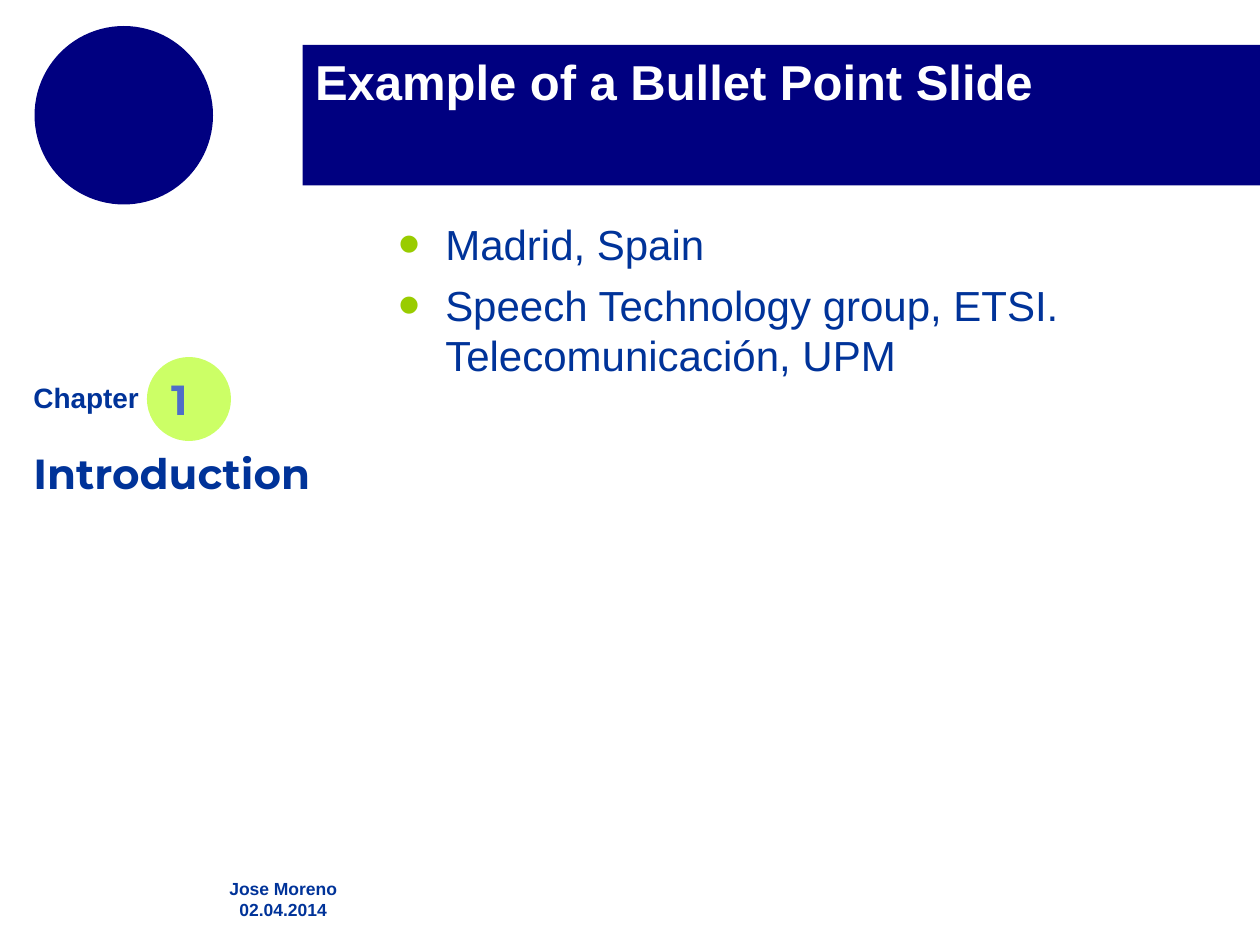
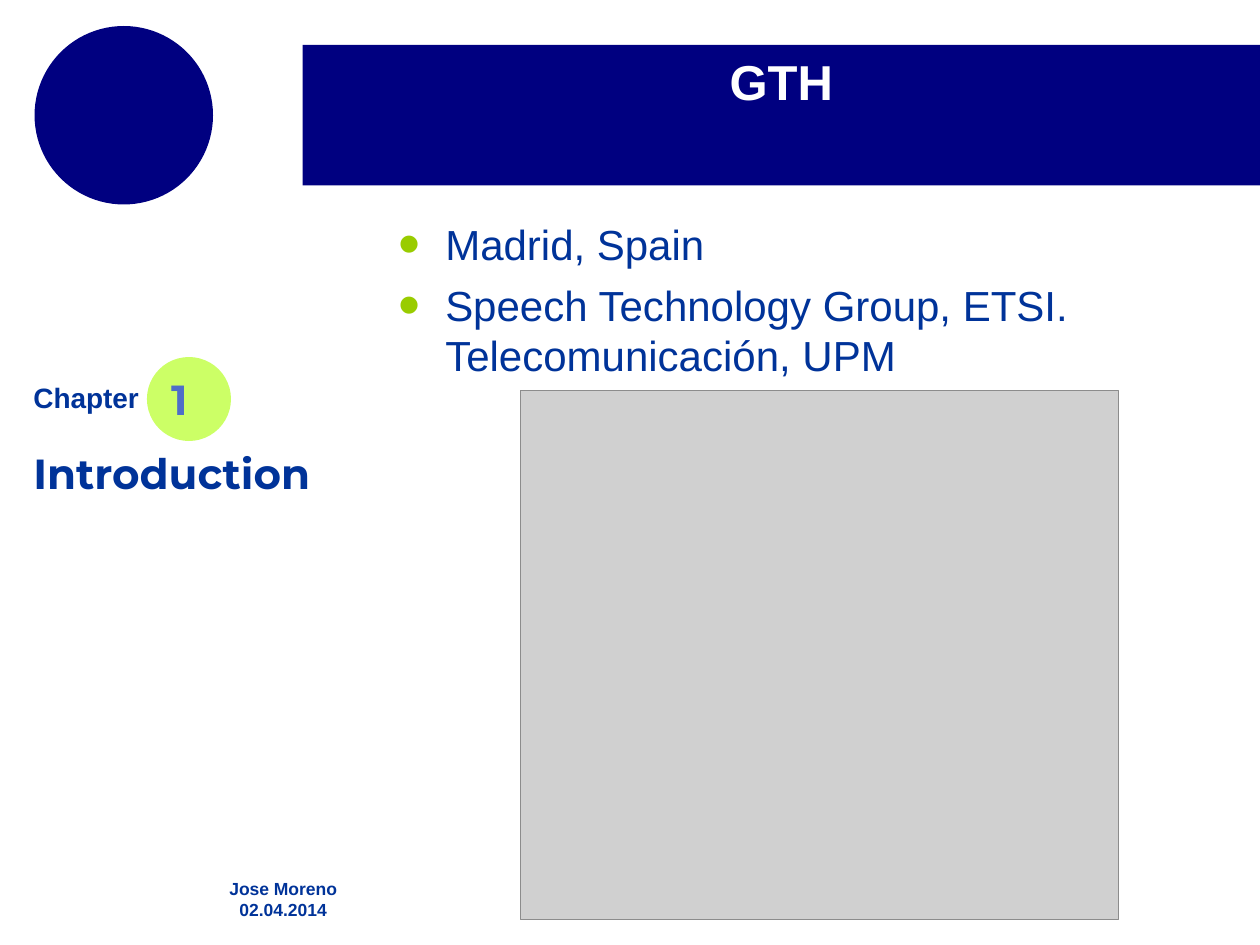
Before and after one commit to josemoreno/PFC_memoria, a slide deck: slide 2 of pres.odp. Drawn at 1260x945 pixels with LibreOffice and Linux fonts; fonts in the diff are those of the drawing; grey boxes stand for pictures; background and template pictures are left out. Boxes give left, top, right and bottom in pixels: in the first picture for what was removed or moved away, otherwise in the second. Text is boxed around its words. In the diff, an @@ line names an element or a change of style, - is before the commit and + after.

```diff
--- a/pres.odp
+++ b/pres.odp
@@ title at <box>730,65,833,101</box>: text changed @@
-Example of a Bullet Point Slide
+GTH
@@ text at <box>445,290,1068,377</box>: text changed @@
-• Speech Technology group, ETSI. Telecomunicación, UPM
+• Speech Technology Group, ETSI. Telecomunicación, UPM
@@ picture added at <box>520,391,1119,920</box> @@
```
Also in this commit, not shown: 1 slide added.
